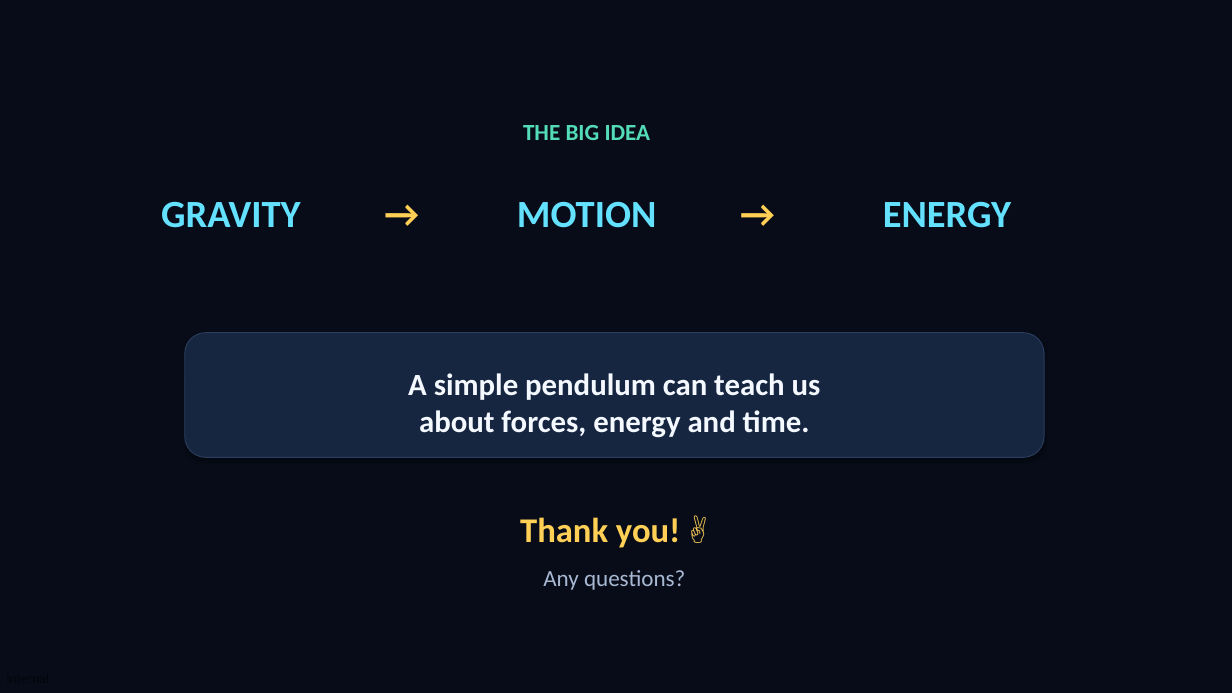
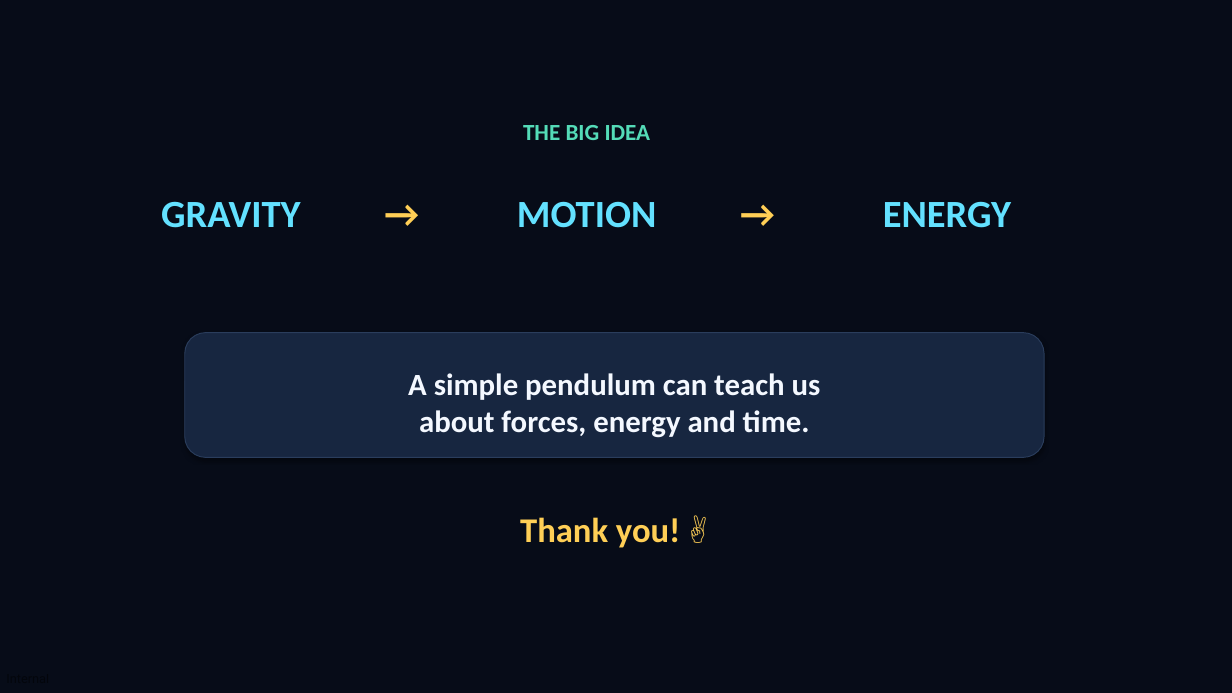
Before and after one commit to advith405-bit-555/My-stuff, a slide deck: slide 10 of Pendulum_Seminar_PREMIUM_FINAL.pptx (slide 11 before the commit). Drawn at 1232x693 pixels with LibreOffice and Linux fonts; fonts in the diff are those of the drawing. Boxes give left, top, right and bottom in pixels: in the first picture for what was removed or moved away, otherwise in the second. Text is boxed around its words. In the diff, an @@ line names an element or a change of style, - is before the commit and + after.

```diff
--- a/Pendulum_Seminar_PREMIUM_FINAL.pptx
+++ b/Pendulum_Seminar_PREMIUM_FINAL.pptx
@@ text removed at bbox=[543, 570, 685, 590] @@
-Any questions?
```
Also in this commit, not shown: 1 other slide changed, 1 slide removed.
